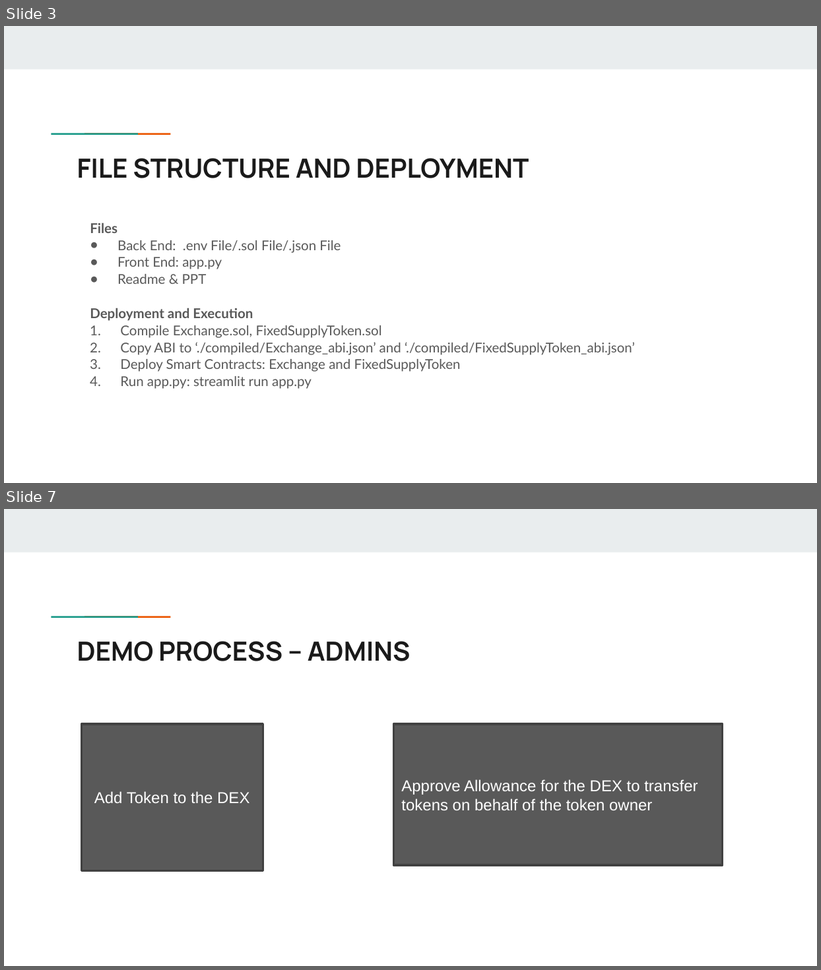
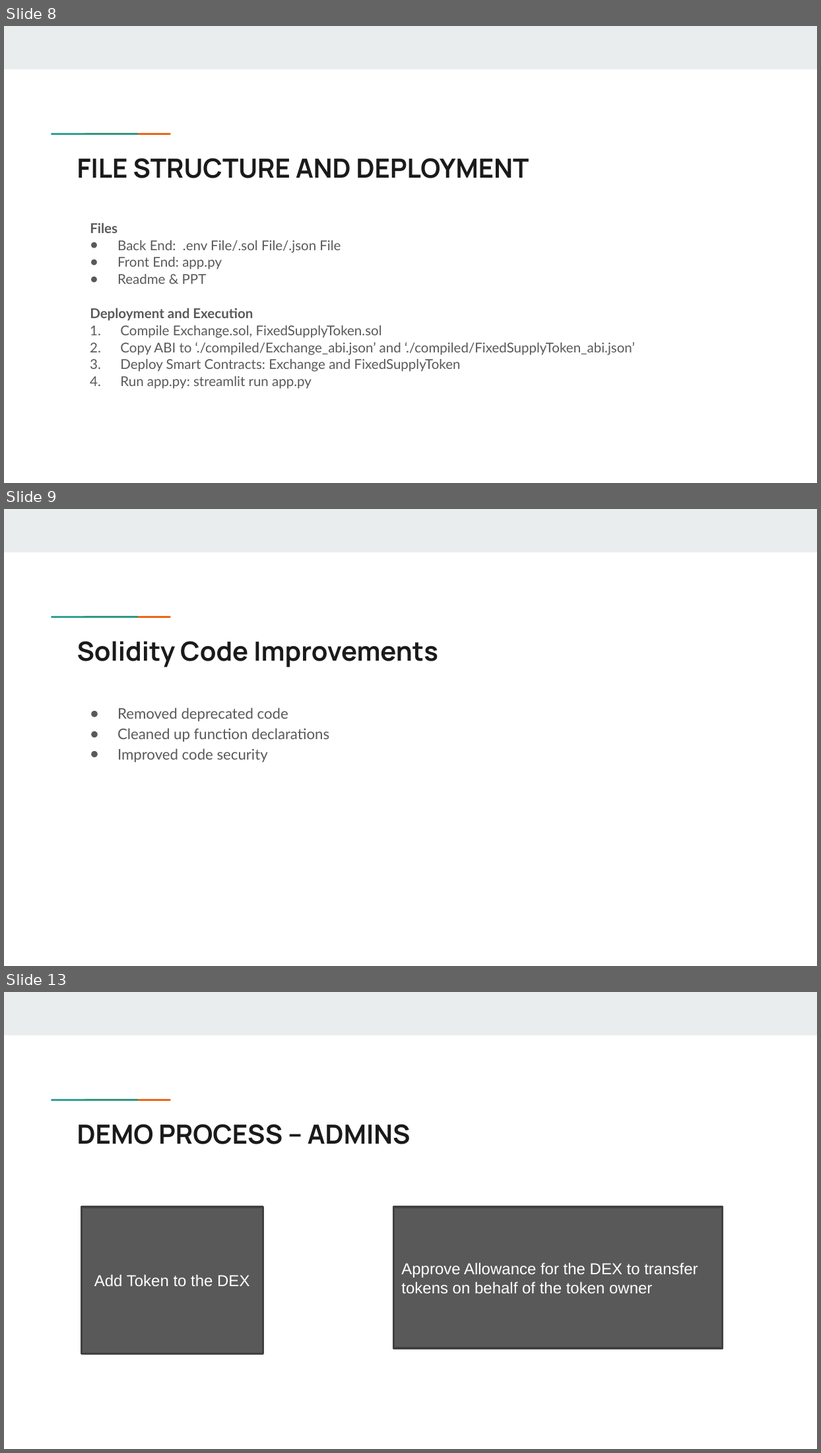
Before and after one commit to muhasenulhaque/Project-3-Group-1, a slide deck: Presentation/Flora/Presentation on Decentralized Exchange.pptx. Shown one above the other, each under a label of ours: slides 3 and 7 before the commit, slides 8, 9 and 13 after it; the slides between them are not shown. The pictures are 821x970 and 821x1453 pixels, drawn with LibreOffice and Linux fonts; fonts in the diff are those of the drawing. Boxes give left, top, right and bottom in pixels: in the first picture for what was removed or moved away, otherwise in the second. Text is boxed around its words. In the diff, an @@ line names an element or a change of style, - is before the commit and + after.

```diff
--- a/Presentation/Flora/Presentation on Decentralized Exchange.pptx
+++ b/Presentation/Flora/Presentation on Decentralized Exchange.pptx
@@ slide 9 added at bbox=[4, 509, 817, 966], background #FFFFFF; not listed: 3 template elements that a slide beside it also shows @@
@@ title added at bbox=[77, 641, 438, 667], 23.4 pt, text #1A1A1A, bold @@
+Solidity Code Improvements
@@ text added at bbox=[118, 708, 329, 762], 13 pt, text #595959 @@
+● Removed deprecated code
+● Cleaned up function declarations
+● Improved code security
@@ what was slide 3 is now slide 8 @@
@@ what was slide 7 is now slide 13 @@
```
Also in this commit, not shown: 5 other slides added, 6 other files.
